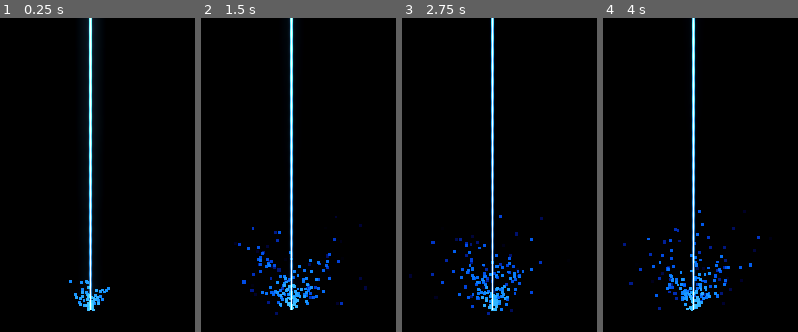
Above: before the commit, frames 1-4 (left to right).
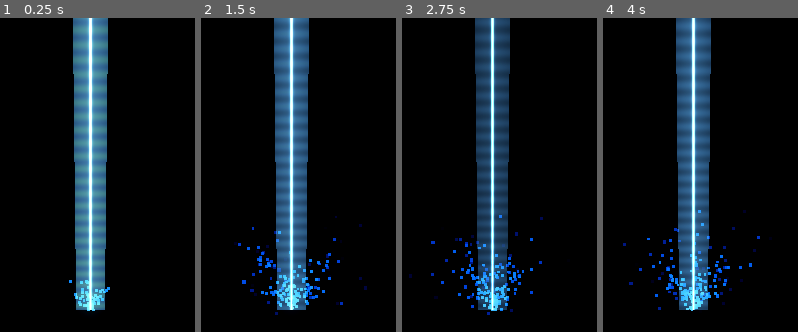
Above: after the commit, the same moments.

Repository: meridew/shader-training
Game: Godot game, scene res://main.tscn
The game is run twice, just before and just after one commit, with the same random seed, the same clock (stepped at 60 frames per second) and the same inputs.
Inputs:
- Up to frame 1 (0.25 s): no input
- Up to frame 2 (1.5 s): no input
- Up to frame 3 (2.75 s): no input
- Up to frame 4 (4 s): no input

The runs differ from the first frame. In frame 1, 15% of the frame differs, in the area x 37-56%, y 0-93%; in frame 2, 15%; in frame 3, 15%; in frame 4, 15%.

Commit message:
feat: add cylindrical beam appearance with cross-mesh and Fresnel
CROSS-MESH:
- Added CrossQuad child node rotated 90° on Y axis
- Same material, creates X-pattern for 3D appearance from all angles
- Standard game dev technique for energy beam VFX

FRESNEL CYLINDRICAL EFFECT:
- fresnel_enabled (default true) - toggle effect
- fresnel_power (0-5, default 2) - higher = sharper edge definition
- fresnel_intensity (0-2, default 0.5) - edge brightness boost
- Brightens beam edges when viewed at grazing angles
- Simulates light scattering on a rounded cylindrical surface
- Works with or without cross-mesh

The combination makes the flat quad beam appear volumetric/cylindrical
without needing actual 3D geometry (better performance).

Diff:
--- a/main.tscn
+++ b/main.tscn
@@ -1434,6 +1434,10 @@
 script = ExtResource("2_controller")
 config = ExtResource("3_config")
 
+[node name="CrossQuad" type="MeshInstance3D" parent="IonBeam"]
+transform = Transform3D(0, 0, 1, 0, 1, 0, -1, 0, 0, 0, 0, 0)
+mesh = SubResource("QuadMesh_beam")
+
 [node name="ImpactLight" type="OmniLight3D" parent="IonBeam"]
 transform = Transform3D(1, 0, 0, 0, 1, 0, 0, 0, 1, 0, -4.9, 0)
 light_color = Color(0.2, 0.6, 1, 1)
--- a/resources/ion_beam_config.gd
+++ b/resources/ion_beam_config.gd
@@ -12,6 +12,26 @@
 @export var billboard_enabled: bool = true:
 	set(value):
 		billboard_enabled = value
+		emit_changed()
+		config_changed.emit()
+
+# === FRESNEL (Cylindrical Depth) ===
+@export_group("Fresnel")
+@export_range(0.0, 5.0) var fresnel_power: float = 2.0:
+	set(value):
+		fresnel_power = value
+		emit_changed()
+		config_changed.emit()
+
+@export_range(0.0, 2.0) var fresnel_intensity: float = 0.5:
+	set(value):
+		fresnel_intensity = value
+		emit_changed()
+		config_changed.emit()
+
+@export var fresnel_enabled: bool = true:
+	set(value):
+		fresnel_enabled = value
 		emit_changed()
 		config_changed.emit()
 
@@ -356,6 +376,10 @@
 		return
 	# Billboard
 	material.set_shader_parameter("billboard_enabled", billboard_enabled)
+	# Fresnel
+	material.set_shader_parameter("fresnel_power", fresnel_power)
+	material.set_shader_parameter("fresnel_intensity", fresnel_intensity)
+	material.set_shader_parameter("fresnel_enabled", fresnel_enabled)
 	# Charge System
 	material.set_shader_parameter("charge_level", charge_level)
 	material.set_shader_parameter("use_charge_level", use_charge_level)
--- a/scripts/ion_beam_controller.gd
+++ b/scripts/ion_beam_controller.gd
@@ -37,6 +37,9 @@
 		return 0
 	# Simple hash of all config values
 	var h := hash(config.billboard_enabled)
+	h ^= hash(config.fresnel_power)
+	h ^= hash(config.fresnel_intensity)
+	h ^= hash(config.fresnel_enabled)
 	h ^= hash(config.charge_level)
 	h ^= hash(config.use_charge_level)
 	h ^= hash(config.beam_color)
--- a/shaders/ion_beam.gdshader
+++ b/shaders/ion_beam.gdshader
@@ -7,10 +7,16 @@
 // === BILLBOARD ===
 uniform bool billboard_enabled = true; // Rotate to face camera around Y axis
 
+// === FRESNEL (Cylindrical depth simulation) ===
+uniform float fresnel_power : hint_range(0.0, 5.0) = 2.0; // Higher = sharper edge
+uniform float fresnel_intensity : hint_range(0.0, 2.0) = 0.5; // Edge brightness boost
+uniform bool fresnel_enabled = true;
+
 // === SCREEN TEXTURE FOR HEAT DISTORTION ===
 uniform sampler2D screen_texture : hint_screen_texture, filter_linear_mipmap;
 
 varying vec3 world_vertex;
+varying vec3 world_normal;
 
 // === CHARGE SYSTEM (Master Control) ===
 uniform float charge_level : hint_range(0.0, 1.0) = 1.0; // 0=off, 1=full power
@@ -206,6 +212,8 @@
     }
 
     world_vertex = (MODEL_MATRIX * vec4(VERTEX, 1.0)).xyz;
+    // Pass normal for Fresnel calculation (quad faces along local Z after any rotation)
+    world_normal = mat3(MODEL_MATRIX) * vec3(0.0, 0.0, 1.0);
 }
 
 void fragment() {
@@ -400,6 +408,18 @@
         final_color = mix(final_color, heat_bg + final_color * final_alpha, heat_visibility * 0.5);
     }
 
+    // === FRESNEL (Cylindrical depth simulation) ===
+    // Makes edges brighter when viewed at grazing angles, simulating a rounded surface
+    if (fresnel_enabled && final_alpha > 0.0) {
+        vec3 view_dir = normalize(world_vertex - INV_VIEW_MATRIX[3].xyz);
+        vec3 normal = normalize(world_normal);
+        float fresnel = pow(1.0 - abs(dot(view_dir, normal)), fresnel_power);
+        // Boost color at edges (creates perception of cylindrical curvature)
+        final_color += core_color * fresnel * fresnel_intensity * final_intensity;
+        // Also slightly boost alpha at edges for more visible edge glow
+        final_alpha = min(1.0, final_alpha + fresnel * fresnel_intensity * 0.2);
+    }
+
     ALBEDO = final_color;
     ALPHA = final_alpha;
 }
Not shown, changed: .github/copilot-instructions.md
